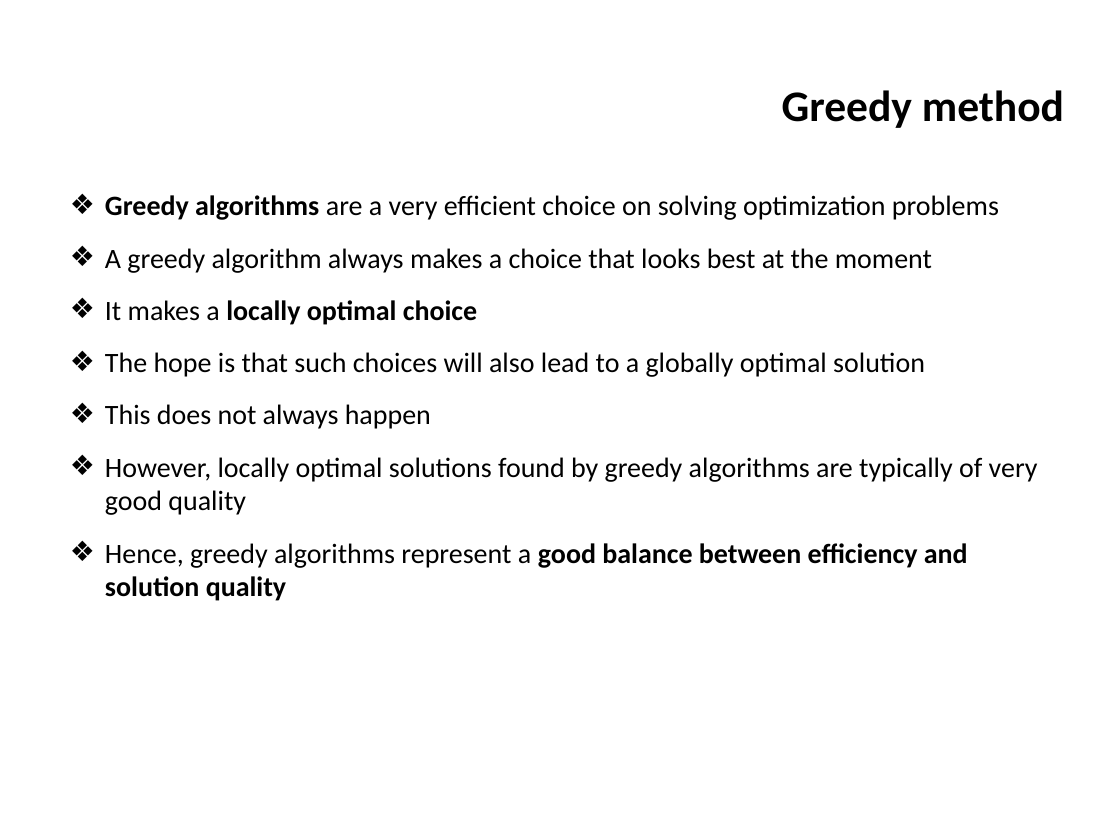
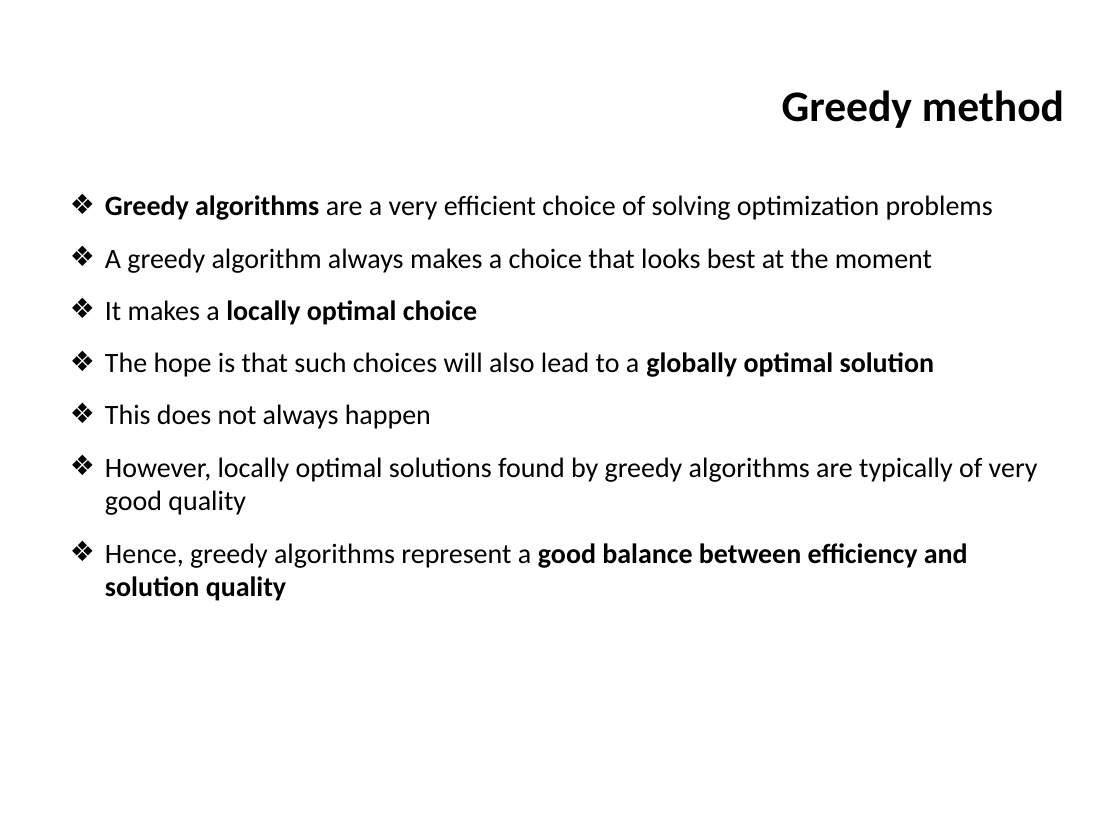
Before and after one commit to ifromm/dsa, a slide deck: slide 11 of slides/unit_7_greedy.pptx. Drawn at 1120x840 pixels with LibreOffice and Linux fonts; fonts in the diff are those of the drawing; background and template pictures are left out. Boxes give left, top, right and bottom in pixels: in the first picture for what was removed or moved away, otherwise in the second. Text is boxed around its words. In the diff, an @@ line names an element or a change of style, - is before the commit and + after.

```diff
--- a/slides/unit_7_greedy.pptx
+++ b/slides/unit_7_greedy.pptx
@@ text at <box>105,195,993,220</box>: text changed @@
-❖ Greedy algorithms are a very efficient choice on solving optimization problems
+❖ Greedy algorithms are a very efficient choice of solving optimization problems
@@ text at <box>105,352,934,377</box>: bold on in "globally optimal solution" @@
```
Also in this commit, not shown: 5 other slides changed, 3 other files.
